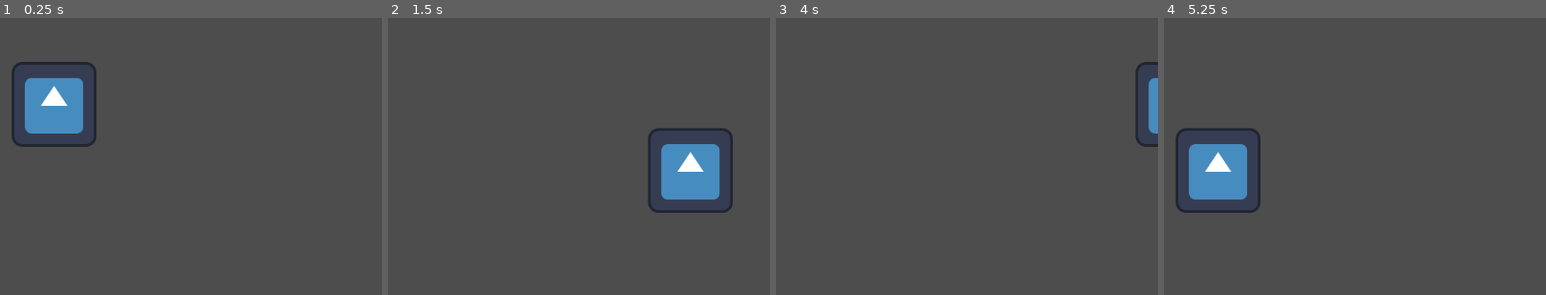
Above: before the commit, frames 1-4 (left to right).
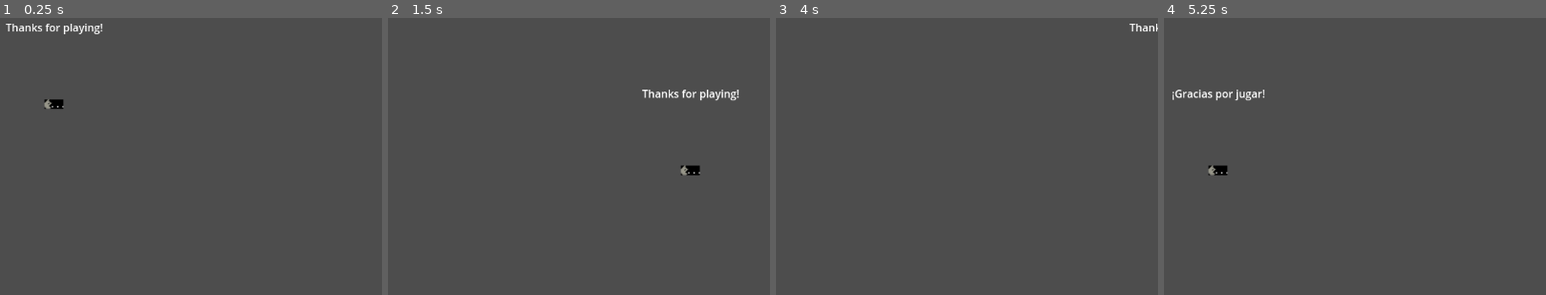
Above: after the commit, the same moments.

Repository: pyramid-seph/github-actions-test
Game: Godot game, scene res://node_2d.tscn
Same seed, same stepped clock (60 frames per second), same inputs: the game is played once before the commit and once after it. The engine's default icon, where the game draws it, is replaced by a stand-in: a white triangle on a blue panel in a dark square.
Inputs:
- Up to frame 1 (0.25 s): no input
- Up to frame 2 (1.5 s): tap Enter at 0.5 s; hold D (move_right) 0.53-1.28 s; hold S (move_down) from 1.28 s (still down)
- Up to frame 3 (4 s): release S (move_down) at 2.03 s; hold D (move_right) 2.03-2.78 s; tap Space at 2.75 s; hold W (move_up) 2.78-3.53 s; tap Enter at 3.5 s; hold A (move_left) from 3.53 s (still down)
- Up to frame 4 (5.25 s): tap Escape (ui_cancel) at 4.15 s; release A (move_left) at 5.03 s; hold S (move_down) from 5.03 s (still down)

The runs differ from the first frame. In frame 1, 4.3% of the frame differs, in the area x 1-27%, y 2-47%; in frame 2, 4.4%, in the area x 66-92%, y 25-71%; in frame 3, 1.0%; in frame 4, 4.3%.

Commit message:
Lets try with versions

Diff:
--- a/node_2d.tscn
+++ b/node_2d.tscn
@@ -6,3 +6,19 @@
 
 [node name="Player" parent="." instance=ExtResource("1_wtcfe")]
 position = Vector2(657, 360)
+
+[node name="Label" type="Label" parent="Player"]
+anchors_preset = 7
+anchor_left = 0.5
+anchor_top = 1.0
+anchor_right = 0.5
+anchor_bottom = 1.0
+offset_left = -20.0
+offset_top = -128.0
+offset_right = 20.0
+offset_bottom = -105.0
+grow_horizontal = 2
+grow_vertical = 0
+size_flags_horizontal = 4
+size_flags_vertical = 0
+text = "CREDITS_THANKS_FOR_PLAYING"
--- a/player.gd
+++ b/player.gd
@@ -1,5 +1,11 @@
 extends CharacterBody2D
 
+
+func _unhandled_key_input(event: InputEvent) -> void:
+	if event.is_action_pressed("ui_cancel") and not event.is_echo():
+		var curr_locale: String = TranslationServer.get_locale()
+		var new_locale: String = "es" if curr_locale.begins_with("en") else "en"
+		TranslationServer.set_locale(new_locale)
 
 func _physics_process(delta: float) -> void:
 	var vector: Vector2 = Input.get_vector("move_left", "move_right", "move_up", "move_down")
--- a/player.tscn
+++ b/player.tscn
@@ -1,7 +1,7 @@
 [gd_scene load_steps=4 format=3 uid="uid://c6okyjg1nnseb"]
 
 [ext_resource type="Script" uid="uid://d122l48e38uad" path="res://player.gd" id="1_onrkg"]
-[ext_resource type="Texture2D" uid="uid://bhx0mjqgwv7mi" path="res://icon.svg" id="2_i3pqv"]
+[ext_resource type="Texture2D" uid="uid://ca0ogrcsp4i37" path="res://art/_shared/ui_loading_0.png" id="2_onrkg"]
 
 [sub_resource type="RectangleShape2D" id="RectangleShape2D_hqtel"]
 size = Vector2(128, 128)
@@ -11,7 +11,7 @@
 script = ExtResource("1_onrkg")
 
 [node name="Sprite2D" type="Sprite2D" parent="."]
-texture = ExtResource("2_i3pqv")
+texture = ExtResource("2_onrkg")
 
 [node name="CollisionShape2D" type="CollisionShape2D" parent="."]
 position = Vector2(-1, 1)
--- a/project.godot
+++ b/project.godot
@@ -11,6 +11,7 @@
 [application]
 
 config/name="Github Actions Test"
+config/version="1.0.0"
 run/main_scene="uid://cgt67lwpgtbbf"
 config/features=PackedStringArray("4.4", "GL Compatibility")
 config/icon="res://icon.svg"
@@ -38,6 +39,10 @@
 ]
 }
 
+[internationalization]
+
+locale/translations=PackedStringArray("res://localization/bucho_portobello_localization.en.translation", "res://localization/bucho_portobello_localization.es.translation")
+
 [rendering]
 
 renderer/rendering_method="gl_compatibility"
Binary file added: art/_shared/_atlas_ui_scene_changer.png
Not shown, added: art/_shared/_atlas_ui_scene_changer.png.import
Binary file added: art/_shared/ui_loading_0.png
Not shown, added: art/_shared/ui_loading_0.png.import
Binary file added: art/_shared/ui_loading_1.png
Not shown, added: art/_shared/ui_loading_1.png.import
Not shown, changed: .github/workflows/develop.yaml
